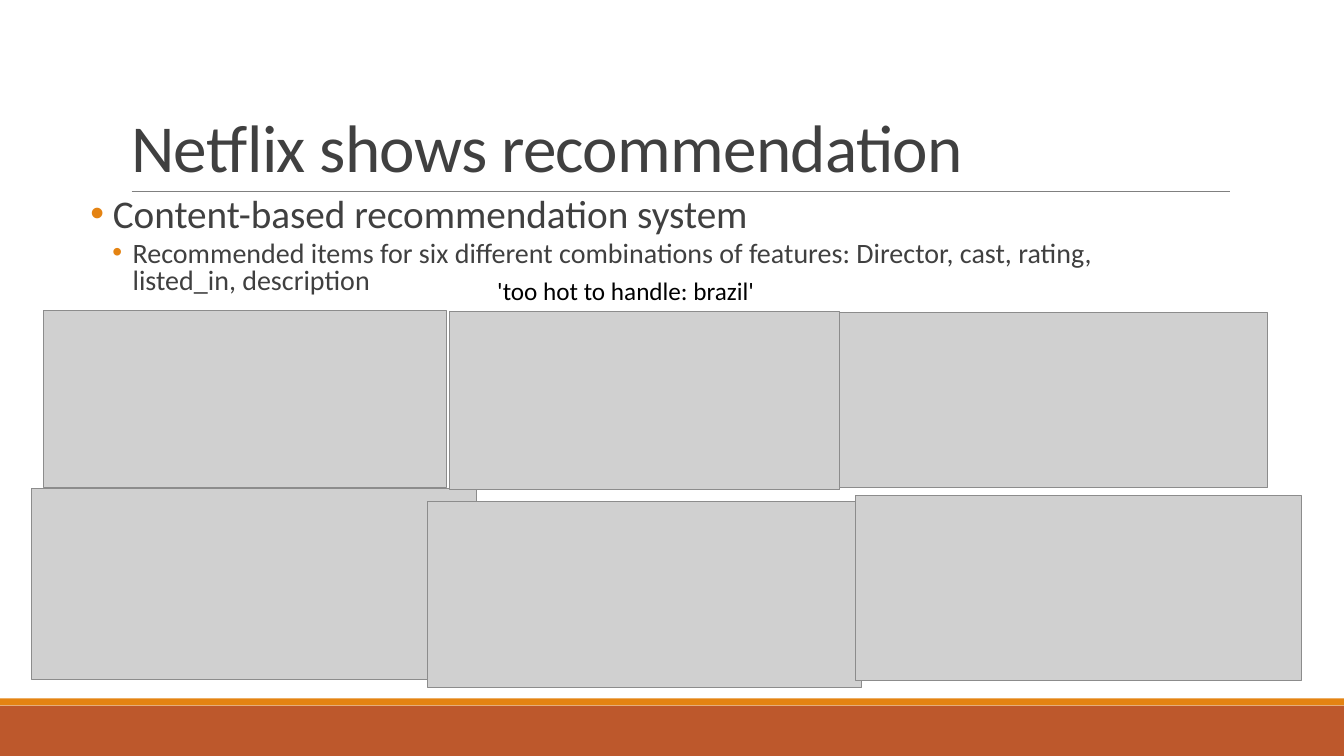
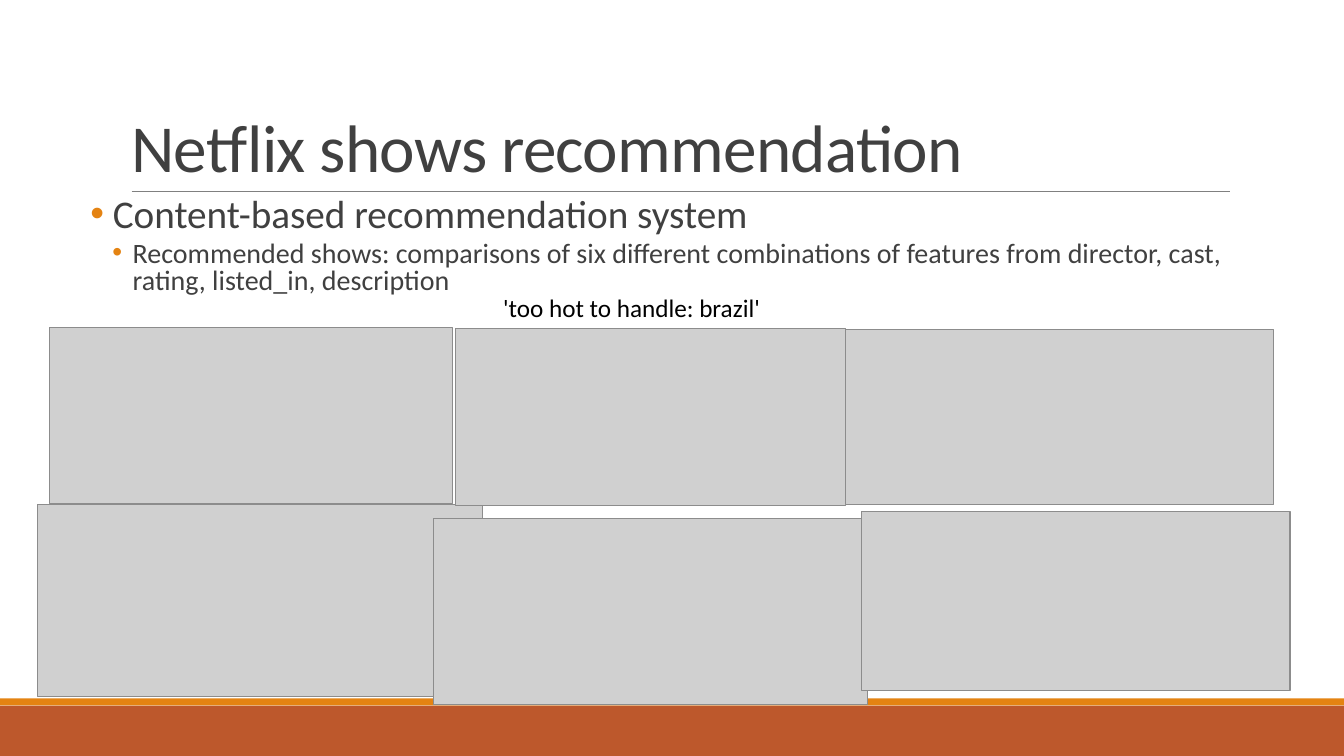
Before and after one commit to eegshou/proj5, a slide deck: slide 6 of Presentation_project5.pptx (slide 7 before the commit). Drawn at 1344x756 pixels with LibreOffice and Linux fonts; fonts in the diff are those of the drawing; grey boxes stand for pictures. Boxes give left, top, right and bottom in pixels: in the first picture for what was removed or moved away, otherwise in the second. Text is boxed around its words. In the diff, an @@ line names an element or a change of style, - is before the commit and + after.

```diff
--- a/Presentation_project5.pptx
+++ b/Presentation_project5.pptx
@@ text at [133,243,1221,295]: text changed @@
-  • Recommended items for six different combinations of features: Director, cast, rating, listed_in, description
+  • Recommended shows: comparisons of six different combinations of features from director, cast, rating, listed_in, description
@@ 5 pictures, 1 text: place and size @@
-5 pictures, 1 text at [31,282,1268,688]
+5 pictures, 1 text at [37,299,1273,705]
@@ picture: place and size @@
-picture at [856,495,1302,681]
+picture at [862,512,1291,691]
```
Also in this commit, not shown: 7 other slides changed, 1 slide removed, 1 other file.
